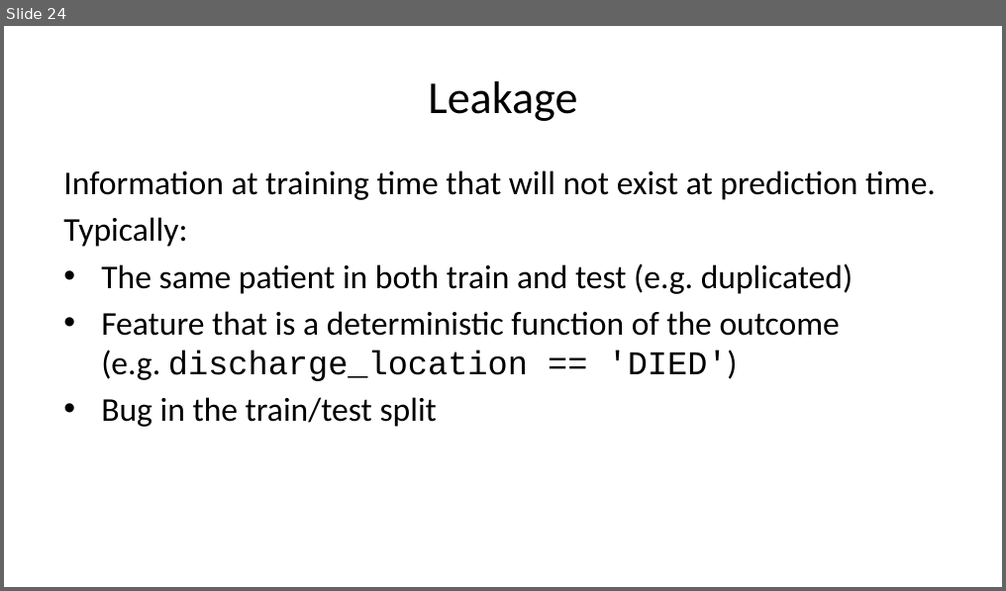
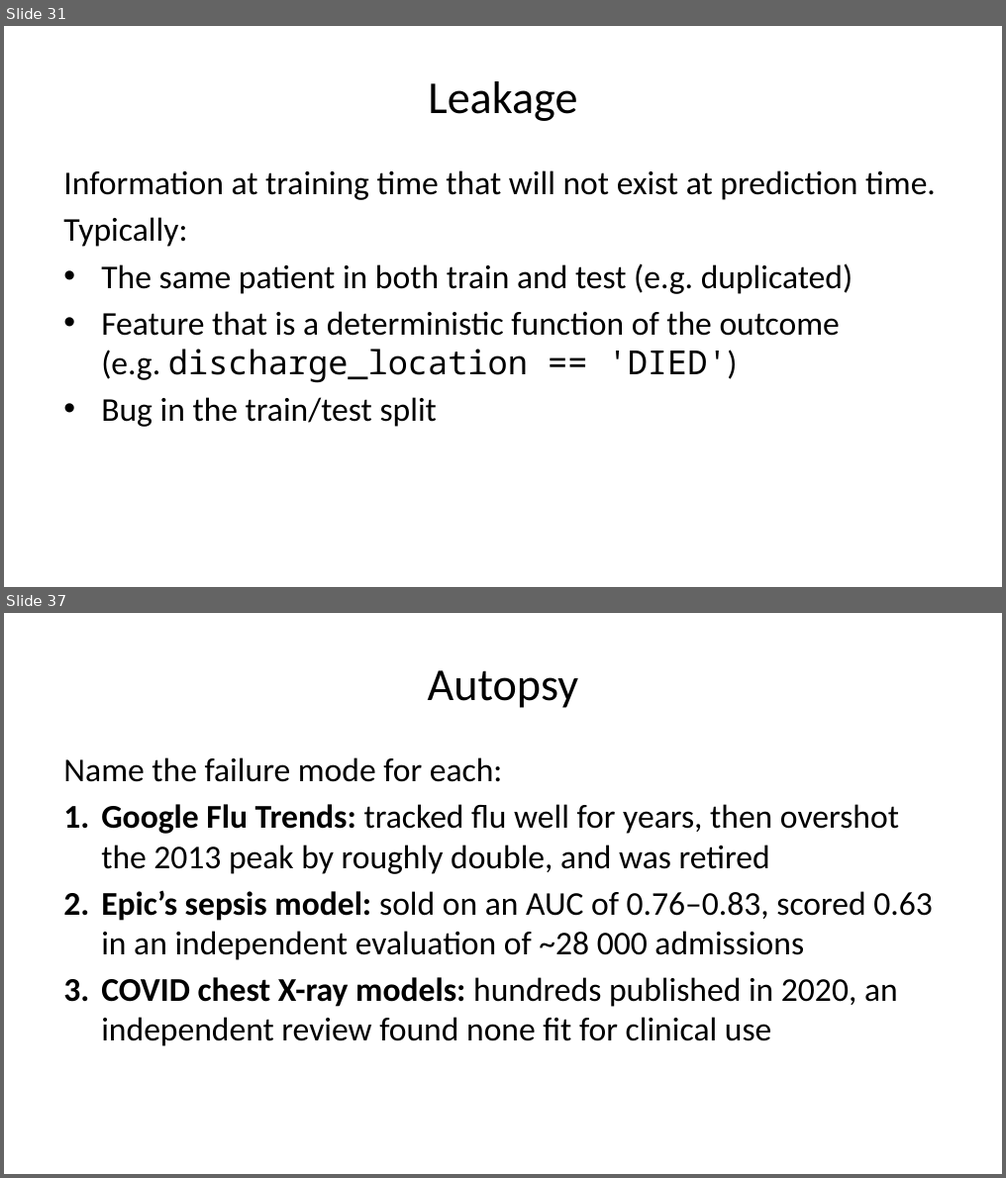
Before and after one commit to pauldubois98/AdcancedTopicsDataScience2026, a slide deck: Course01/slides.pptx. Shown one above the other, each under a label of ours: slide 24 before the commit, slides 31 and 37 after it; the slides between them are not shown. The pictures are 1006x591 and 1006x1178 pixels, drawn with LibreOffice and Linux fonts; fonts in the diff are those of the drawing. Boxes give left, top, right and bottom in pixels: in the first picture for what was removed or moved away, otherwise in the second. Text is boxed around its words. In the diff, an @@ line names an element or a change of style, - is before the commit and + after.

```diff
--- a/Course01/slides.pptx
+++ b/Course01/slides.pptx
@@ slide 37 added at (4,613,1002,1174), background #FFFFFF @@
@@ title added at (428,670,578,708), 33 pt, text #000000 @@
+Autopsy
@@ text added at (63,758,932,1047), 24 pt, text #000000 @@
+Name the failure mode for each:
+1. Google Flu Trends: tracked flu well for years, then overshot the 2013 peak by roughly double, and was retired
+2. Epic’s sepsis model: sold on an AUC of 0.76–0.83, scored 0.63 in an independent evaluation of ~28 000 admissions
+3. COVID chest X-ray models: hundreds published in 2020, an independent review found none fit for clinical use
@@ what was slide 24 is now slide 31 @@
@@ slide 31 changed as well @@
@@ text "Information at training time that ..." at (63,171,936,427): font Courier New to Noto Sans Mono in "discharge_location == 'DIED')" @@
```
Also in this commit, not shown: 17 other slides changed, 14 other slides added, 1 other file.
